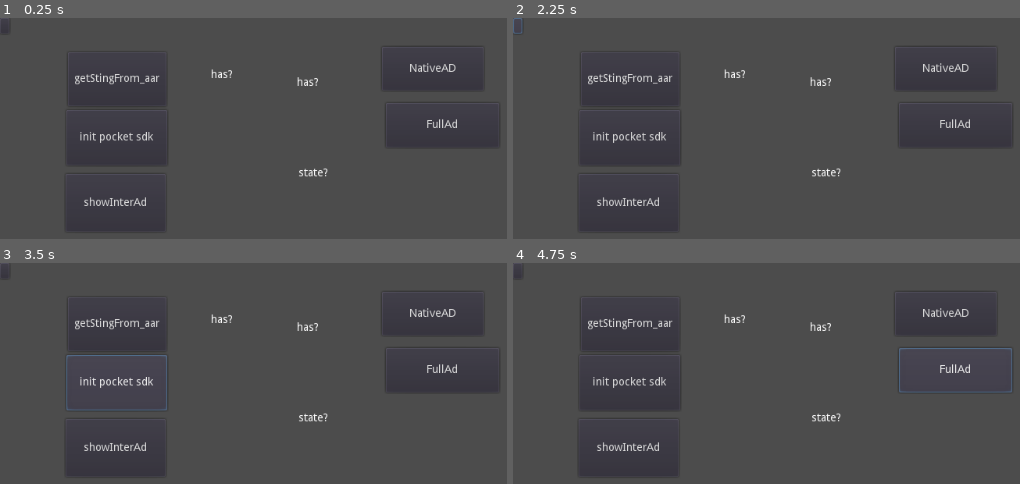
Above: before the commit, frames 1-4 (two rows, left to right).
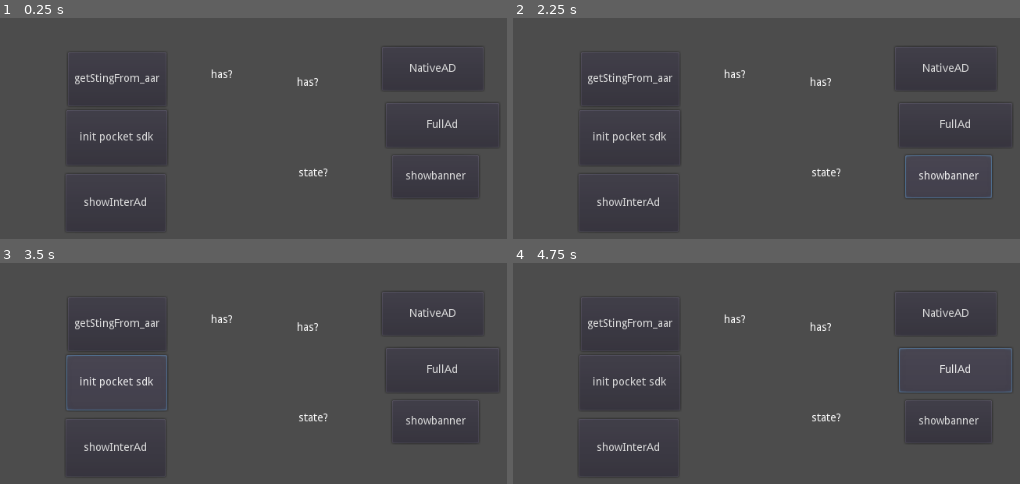
Above: after the commit, the same moments.

Repository: 2439905184/PocketDemo
Game: Godot game, scene res://test.tscn
Two runs of this game, one before a commit and one after it. Both use one fixed random seed, a clock stepped at 60 frames per second and the inputs below.
Inputs (mouse positions are in pixels of both pictures, inside the frame that each line leads up to; where the layout moved, square brackets give the same spot in the first picture):
- Up to frame 1 (0.25 s): no input
- Up to frame 2 (2.25 s): click "getStingFrom_aar" at 0.5 s; click "showInterAd" at 1.25 s; click (949, 177) [518, 26] at 2 s
- Up to frame 3 (3.5 s): click "init pocket sdk" at 2.75 s
- Up to frame 4 (4.75 s): click "NativeAD" at 3.5 s; click "FullAd" at 4.25 s

The runs differ from the first frame. In frame 1, 0.2% of the frame differs, in the area x 80-92%, y 69-74%; in frame 2, 0.5%, in the area x 0-95%, y 0-82%; in frame 3, 0.2%; in frame 4, 0.2%.
Error before the commit: Invalid call. Nonexistent function 'showAd' in base 'Nil'. (res://test.gd:26)
Error after the commit: Invalid call. Nonexistent function 'showInterAd' in base 'Nil'. (res://test.gd:26)

Commit message:
最新工程，可以显示静态广告了
最新工程，可以显示静态广告了

Diff:
--- a/test.gd
+++ b/test.gd
@@ -7,7 +7,7 @@
 		OS.alert("存在str from test单利")
 		I_aar=Engine.get_singleton("StrFromTest")
 		$has.text="has=true"
-		I_aar.connect("adFailed","self","InterAdFailed")
+		I_aar.connect("adFailed",self,"InterAdFailed")
 		#var a=I_aar.getStr()
 		#OS.alert(a)
 	else:
@@ -23,7 +23,7 @@
 
 
 func _on_showad_pressed():
-	I_aar.showAd()
+	I_aar.showInterAd()
 	pass # Replace with function body.
 
 
--- a/test.tscn
+++ b/test.tscn
@@ -66,8 +66,11 @@
 }
 
 [node name="showBanner" type="Button" parent="."]
-margin_right = 12.0
-margin_bottom = 20.0
+margin_left = 501.741
+margin_top = 176.227
+margin_right = 612.741
+margin_bottom = 231.227
+text = "showbanner"
 __meta__ = {
 "_edit_use_anchors_": false
 }
Not shown, changed: export_presets.cfg
